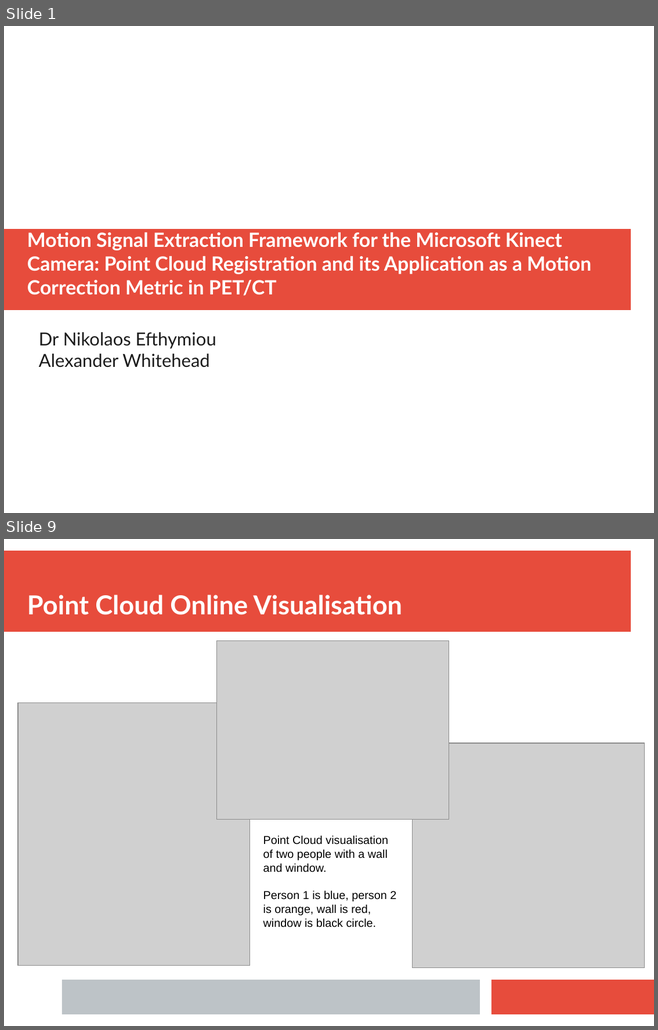
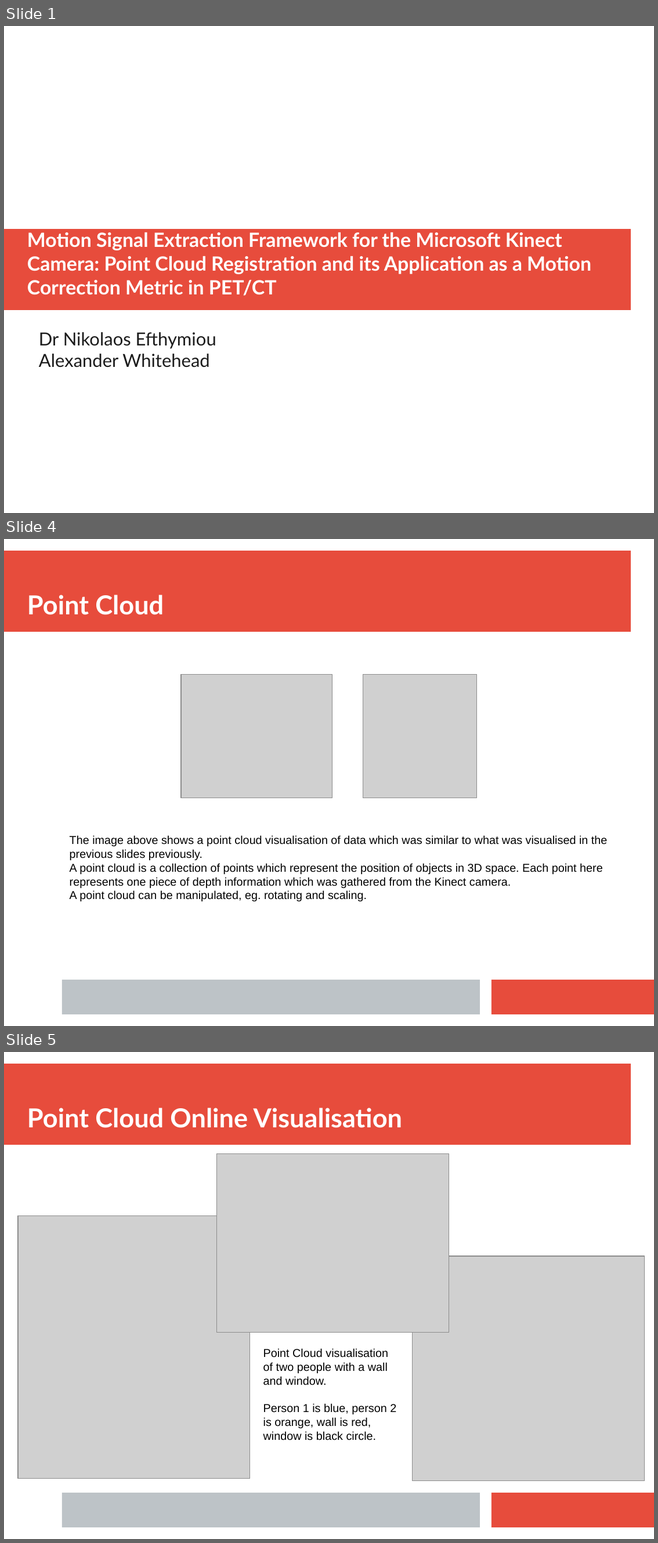
Before and after one commit to ALEXJAZZ008008/MSc-Dissertation, a slide deck: Report/Misc/Journal.odp. Shown one above the other, each under a label of ours: slides 1 and 9 before the commit, slides 1, 4 and 5 after it; the slides between them are not shown. The pictures are 658x1030 and 658x1543 pixels, drawn with LibreOffice and Linux fonts; fonts in the diff are those of the drawing; grey boxes stand for pictures. Boxes give left, top, right and bottom in pixels: in the first picture for what was removed or moved away, otherwise in the second. Text is boxed around its words. In the diff, an @@ line names an element or a change of style, - is before the commit and + after.

```diff
--- a/Report/Misc/Journal.odp
+++ b/Report/Misc/Journal.odp
@@ slide 4 added at [4, 539, 654, 1026], background #FFFFFF; not listed: 3 template elements that a slide beside it also shows @@
@@ title added at [27, 595, 164, 615], 32 pt, text #FFFFFF, bold @@
+Point Cloud
@@ picture added at [181, 675, 332, 798] @@
@@ picture added at [363, 675, 477, 798] @@
@@ text added at [70, 835, 607, 901], 14 pt, text #000000 @@
+The image above shows a point cloud visualisation of data which was similar to what was visualised in the previous slides previously.
+A point cloud is a collection of points which represent the position of objects in 3D space. Each point here represents one piece of depth information which was gathered from the Kinect camera.
+A point cloud can be manipulated, eg. rotating and scaling.
@@ what was slide 9 is now slide 5 @@
```
Also in this commit, not shown: 3 slides changed, 3 other slides added, 2 slides removed, 8 other files.
